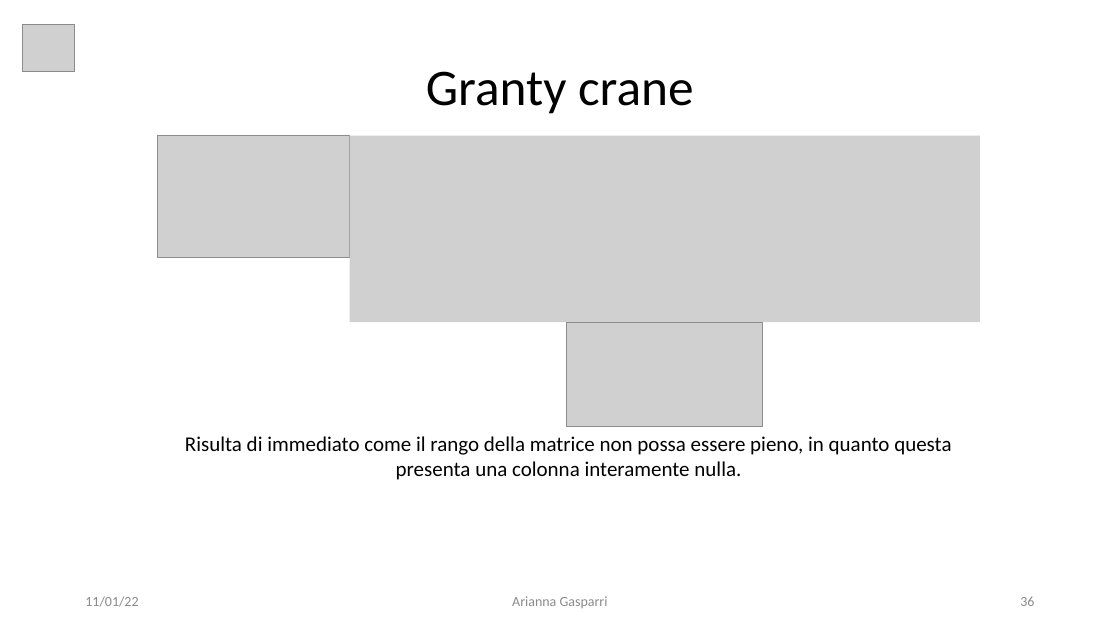
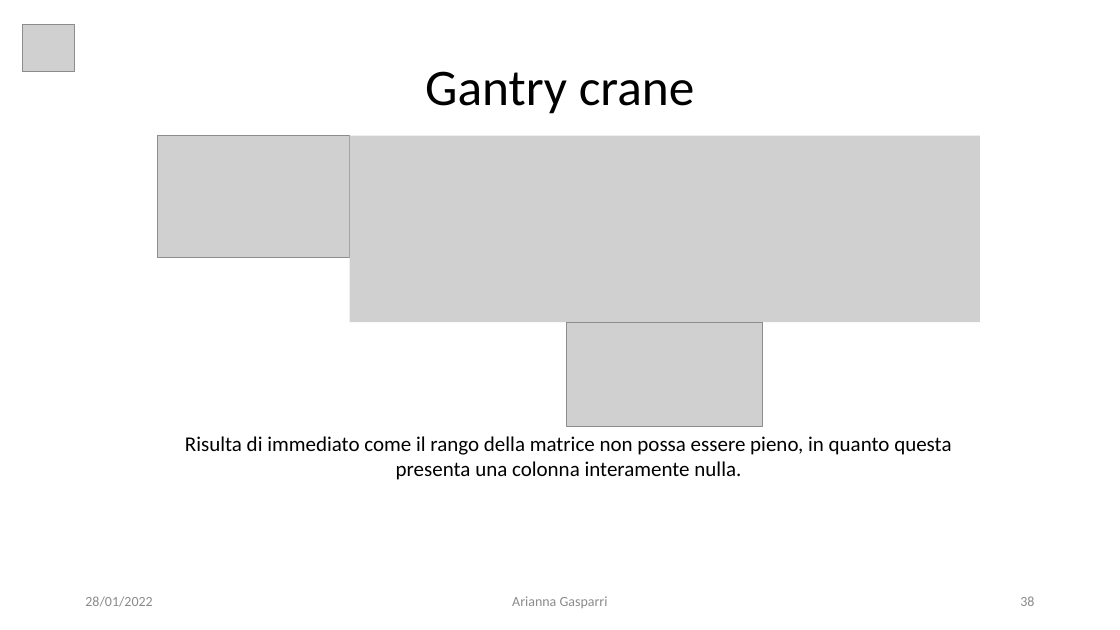
Before and after one commit to giga487/BicchiGas, a slide deck: slide 38 of Relazione/Presentazione.pptx (slide 36 before the commit). Drawn at 1120x630 pixels with LibreOffice and Linux fonts; fonts in the diff are those of the drawing; grey boxes stand for pictures. Boxes give left, top, right and bottom in pixels: in the first picture for what was removed or moved away, otherwise in the second. Text is boxed around its words. In the diff, an @@ line names an element or a change of style, - is before the commit and + after.

```diff
--- a/Relazione/Presentazione.pptx
+++ b/Relazione/Presentazione.pptx
@@ text at (x1=425, y1=71, x2=695, y2=114): text changed @@
-Granty crane
+Gantry crane
@@ text at (x1=85, y1=596, x2=152, y2=607): text changed @@
-11/01/22
+28/01/2022
```
Also in this commit, not shown: 37 other slides changed, 2 slides added, 3 other files.
